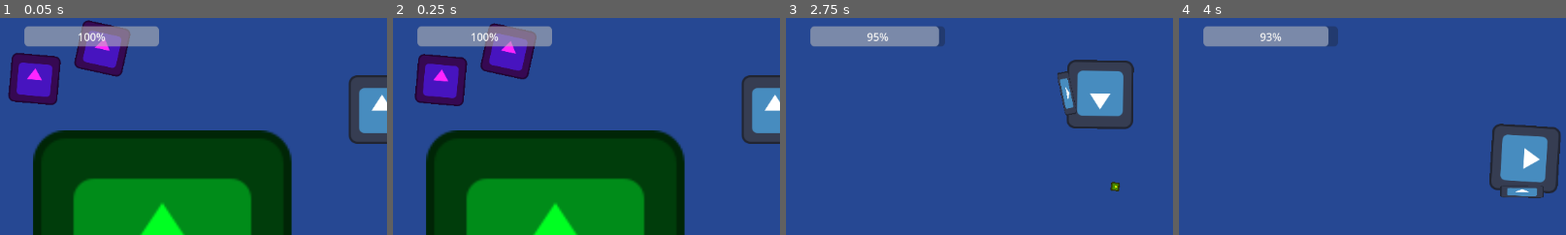
Above: before the commit, frames 1-4 (left to right).
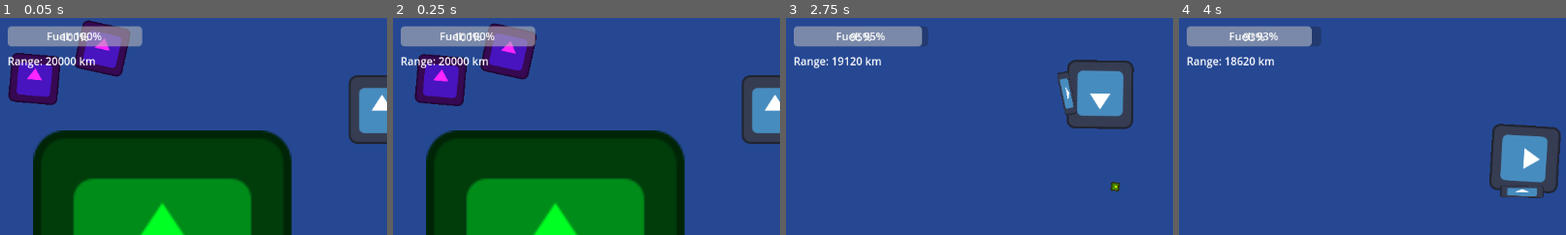
Above: after the commit, the same moments.

Repository: xingjiacheng175-maker/project-convoy
Game: Godot game, scene res://world.tscn
The game is run twice, just before and just after one commit, with the same random seed, the same clock (stepped at 60 frames per second) and the same inputs. The engine's default icon, where the game draws it, is replaced by a stand-in: a white triangle on a blue panel in a dark square.
Inputs:
- Up to frame 1 (0.05 s): no input
- Up to frame 2 (0.25 s): no input
- Up to frame 3 (2.75 s): hold Up (ui_up) 0.53-2.03 s; hold Left (ui_left) from 2.03 s (still down)
- Up to frame 4 (4 s): release Left (ui_left) at 3.53 s; hold Down (ui_down) from 3.53 s (still down)
The pictures show only the part of the screen within x 1-51%, y 29-79%; the shares and areas given below are measured in that part.

The runs differ from the first frame. In frame 1, 1.8% of the frame differs, in the area x 2-42%, y 3-24%; in frame 2, 1.8%; in frame 3, 1.8%; in frame 4, 1.9%.

Commit message:
Add Estimated Range display to UI

Diff:
--- a/game_ui.gd
+++ b/game_ui.gd
@@ -5,6 +5,7 @@
 @onready var cargo_label = $CargoLabel
 @onready var fuel_bar = $FuelBar
 @onready var fuel_label = $FuelBar/FuelLabel
+@onready var range_label = $RangeLabel
 @onready var trade_window = $TradeWindow
 @onready var trade_label = $TradeWindow/PortLabel
 @onready var repair_button = $TradeWindow/RepairButton
@@ -23,6 +24,7 @@
 		_on_player_money_changed(player.money)
 		_on_player_cargo_changed(player.cargo_amount)
 		_on_player_fuel_changed(player.current_fuel)
+		update_range_display()
 
 		# Connect signals
 		if not player.hp_changed.is_connected(_on_player_hp_changed):
@@ -65,12 +67,21 @@
 func _on_player_cargo_changed(amount):
 	if cargo_label:
 		cargo_label.text = "Cargo: " + str(amount)
+	update_range_display()
 
 func _on_player_fuel_changed(amount):
 	if fuel_bar:
 		fuel_bar.value = amount
 	if fuel_label:
 		fuel_label.text = "Fuel: " + str(int(amount)) + "%"
+	update_range_display()
+
+func update_range_display():
+	if range_label:
+		var player = get_tree().get_first_node_in_group("player")
+		if player:
+			var range_val = player.get_estimated_range()
+			range_label.text = "Range: " + str(int(range_val)) + " km"
 
 func _on_repair_button_pressed():
 	var player = get_tree().get_first_node_in_group("player")
--- a/game_ui.tscn
+++ b/game_ui.tscn
@@ -30,25 +30,29 @@
 label_settings = SubResource("LabelSettings_oaw30")
 
 [node name="FuelBar" type="ProgressBar" parent="."]
-offset_left = 45.0
+offset_left = 20.0
 offset_top = 200.0
-offset_right = 245.0
+offset_right = 220.0
 offset_bottom = 230.0
 value = 100.0
 
 [node name="FuelLabel" type="Label" parent="FuelBar"]
-visible = false
 layout_mode = 1
 anchors_preset = 15
 anchor_right = 1.0
 anchor_bottom = 1.0
-offset_left = -71.0
-offset_right = -71.0
 grow_horizontal = 2
 grow_vertical = 2
 text = "Fuel"
 horizontal_alignment = 1
 vertical_alignment = 1
+
+[node name="RangeLabel" type="Label" parent="."]
+offset_left = 20.0
+offset_top = 240.0
+offset_right = 320.0
+offset_bottom = 270.0
+text = "Range: 0km"
 
 [node name="TradeWindow" type="Panel" parent="."]
 visible = false
--- a/player.gd
+++ b/player.gd
@@ -61,17 +61,24 @@
 		return true
 	return false
 
+func get_current_max_speed():
+	var speed = max(base_speed - (cargo_amount * weight_penalty), min_speed)
+	if current_fuel <= 0:
+		speed *= 0.1
+	return speed
+
+func get_estimated_range():
+	if fuel_consumption_rate <= 0:
+		return 0.0
+	return (current_fuel / fuel_consumption_rate) * get_current_max_speed()
+
 func _physics_process(delta: float) -> void:
 	# Calculate dynamic max speed based on cargo
-	var current_max_speed = max(base_speed - (cargo_amount * weight_penalty), min_speed)
+	var current_max_speed = get_current_max_speed()
 
 	# Calculate dynamic friction based on cargo (heavier = more sluggish)
 	# Base friction is 0.1. We reduce it slightly per cargo unit.
 	var current_friction = max(friction - (cargo_amount * 0.005), 0.02)
-
-	# Fuel penalty
-	if current_fuel <= 0:
-		current_max_speed *= 0.1 # 90% speed penalty if out of fuel
 
 	var input_vector = Input.get_vector("ui_left", "ui_right", "ui_up", "ui_down")
 
